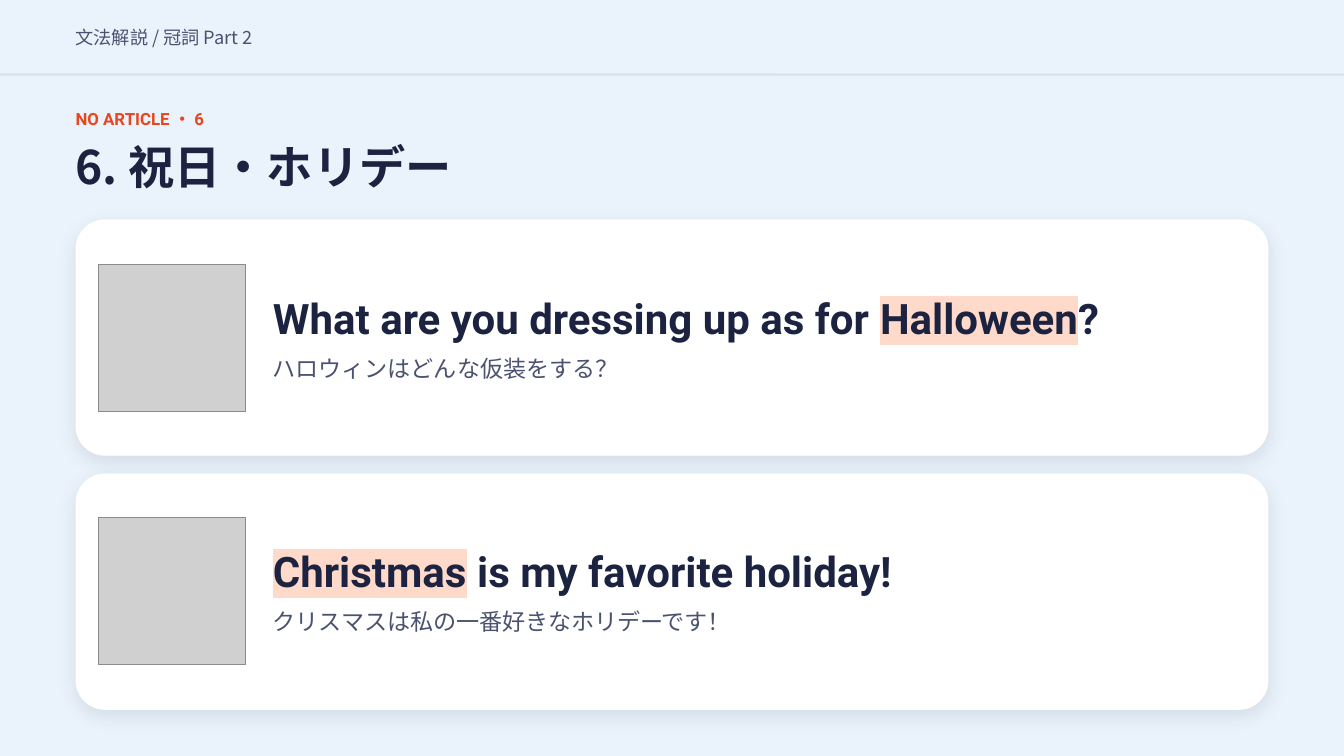
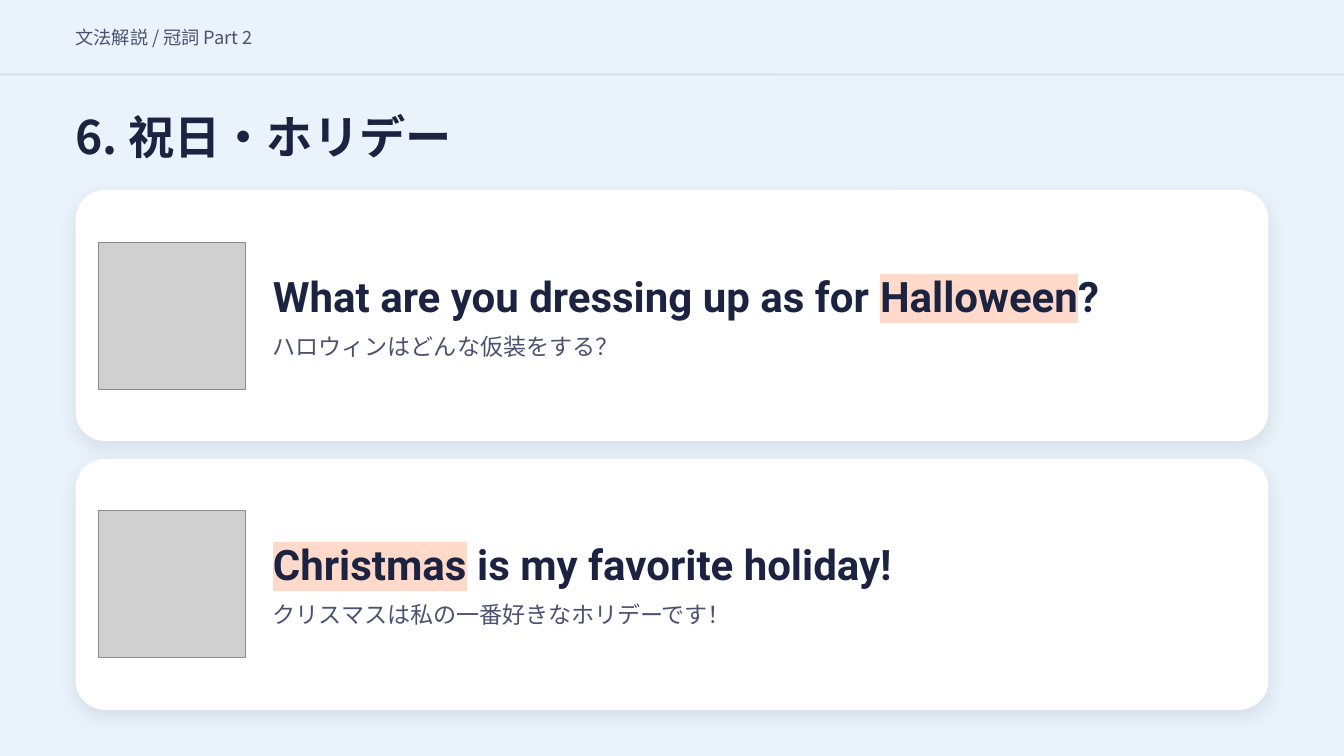
Before and after one commit to hinakajisaki-dev/hina-english, a slide deck: slide 28 of matome/articles-2/articles-2-slides.pptx. Drawn at 1344x756 pixels with LibreOffice and Linux fonts; fonts in the diff are those of the drawing; grey boxes stand for pictures. Boxes give left, top, right and bottom in pixels: in the first picture for what was removed or moved away, otherwise in the second. Text is boxed around its words. In the diff, an @@ line names an element or a change of style, - is before the commit and + after.

```diff
--- a/matome/articles-2/articles-2-slides.pptx
+++ b/matome/articles-2/articles-2-slides.pptx
@@ text "6. 祝日・ホリデー": place and size @@
-text "6. 祝日・ホリデー" at box(76, 144, 451, 189)
+text "6. 祝日・ホリデー" at box(76, 114, 451, 159)
@@ text removed at box(76, 113, 204, 125) @@
-NO ARTICLE ・ 6
@@ rounded rectangle at box(76, 191, 1268, 442): proportions changed @@
@@ rounded rectangle: place and size @@
-rounded rectangle at box(76, 220, 1268, 456)
+rounded rectangle at box(76, 191, 1268, 442)
@@ 2 texts, 1 picture: place and size @@
-2 texts, 1 picture at box(99, 264, 1099, 411)
+2 texts, 1 picture at box(99, 243, 1099, 390)
@@ rounded rectangle: place and size @@
-rounded rectangle at box(76, 474, 1268, 710)
+rounded rectangle at box(76, 459, 1268, 710)
@@ rounded rectangle at box(76, 459, 1268, 710): proportions changed @@
@@ picture: place and size @@
-picture at box(99, 518, 246, 665)
+picture at box(99, 510, 246, 657)
@@ text "Christmas is my favorite holiday!": place and size @@
-text "Christmas is my favorite holiday!" at box(273, 555, 892, 596)
+text "Christmas is my favorite holiday!" at box(273, 548, 892, 589)
@@ text "クリスマスは私の一番好きなホリデーです！": place and size @@
-text "クリスマスは私の一番好きなホリデーです！" at box(273, 610, 731, 632)
+text "クリスマスは私の一番好きなホリデーです！" at box(273, 603, 731, 625)
```
Also in this commit, not shown: 22 other slides changed, 7 other files.
